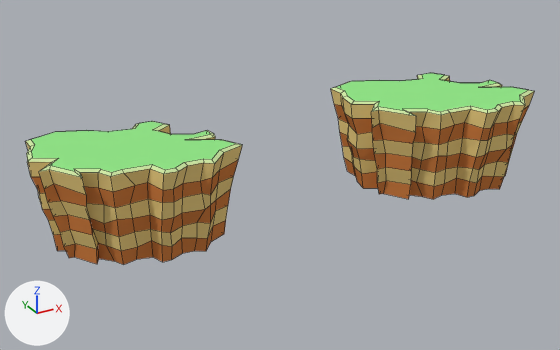
Two versions of the Blender file SourceArt/Props/cliff.blend, one commit apart.
Camera for both pictures: a camera (50 mm lens) standing at (-2.24, -7.09, 3.91) and looking at (1.55, -0.19, 0.46). Every picture has the same lights, and +X, +Y and +Z are marked at lower left. Mesh edges are drawn as thin lines.

Script lines for the objects in view, before the commit:
```python
me_plane = bpy.data.meshes.new('Plane')
me_plane.from_pydata(...)  # 360 vertices, 326 faces; spans x -1.03..0.98, y -0.74..0.9, z 0.0..1.03
# faces by material slot: [181, 108, 1, 36]
me_plane.materials.append(mat_dreck1)  # orange #c97a40
me_plane.materials.append(mat_dreck2)  # yellow #e7cb81
me_plane.materials.append(mat_gras)  # green #94e789
me_plane.materials.append(mat_gras2)  # green #cfe7a6
me_plane_001 = bpy.data.meshes.new('Plane.001')
me_plane_001.from_pydata(...)  # 360 vertices, 326 faces; spans x -1.03..0.98, y -0.74..0.9, z 0.0..1.03
# faces by material slot: [181, 108, 1, 36]
me_plane_001.materials.append(mat_dreck1)  # orange #c97a40
me_plane_001.materials.append(mat_dreck2)  # yellow #e7cb81
me_plane_001.materials.append(mat_gras)  # green #94e789
me_plane_001.materials.append(mat_gras2)  # green #cfe7a6
ob_plane = bpy.data.objects.new('Plane', me_plane)
ob_plane.location = (0.0, 0.0, 0.0)
ob_plane_001 = bpy.data.objects.new('Plane.001', me_plane_001)
ob_plane_001.location = (3.254, -0.752, 0.284)
```
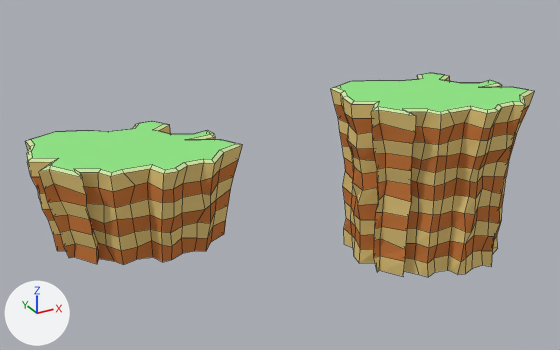
Commit message: Cliff vergrößert

The change in detail:
me_plane_001 is used by ob_plane_001; location (3.254, -0.752, 0.284).
me_plane_001 had 360 vertices, 326 faces and spanned x -1.03..0.98, y -0.74..0.9, z 0.0..1.03.
me_plane_001 now has 468 vertices, 434 faces and spans x -1.03..0.98, y -0.74..0.9, z -1.0..1.03.
Part 1, on me_plane_001:
36 vertices are removed from x -0.87..0.78, y -0.6..0.74, z 0.0.
37 faces are deleted.
72 vertices move from x -0.87..0.78, y -0.6..0.74, z 0.0 to x -0.92..0.8, y -0.63..0.75, z -0.26..0.02.
144 vertices are added at x -0.89..0.81, y -0.65..0.77, z -1.0..-0.38.
73 new faces join them, mat_dreck1 (orange #c97a40).
72 new faces join them, mat_dreck2 (yellow #e7cb81).
me_plane_001 part 2: 36 faces spanning x -0.92..0.8, y -0.63..0.75, z -0.26..0.02 switch from mat_dreck1 (orange #c97a40) to mat_dreck2 (yellow #e7cb81).

Boxes [x1, y1, x2, y2] around the edits, measured in the pictures (560 x 350 px):
'Plane.001', reshaped (61% taller)
    before: [331, 73, 534, 199]
    after: [331, 73, 534, 277]
part 1 of me_plane_001, built on
    before: [344, 157, 508, 199]
    after: [343, 157, 508, 277]
part 2 of me_plane_001, recoloured (yellow)
    after: [343, 172, 506, 217]
